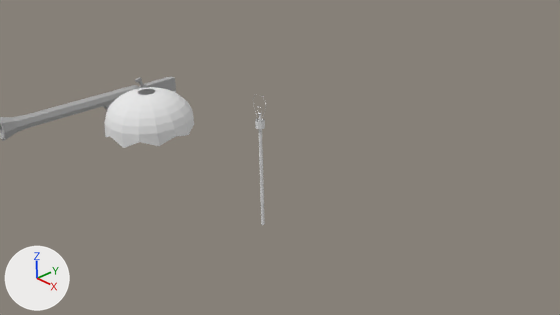
Before and after pictures for a commit that changed the Blender file assets/gear.blend.
Both versions are drawn from the file's camera 'Camera'. Lighting does not change. The marker at lower left points along +X, +Y and +Z.

Script lines for the objects in view, before the commit:
```python
me_cylinder_010 = bpy.data.meshes.new('Cylinder.010')
me_cylinder_010.from_pydata(...)  # 194 vertices, 194 faces; spans x -0.28..0.28, y -2.61..1.96, z -0.63..0.32
me_cylinder_010.materials.append(mat_material_016)  # grey #b0b0b0
me_cylinder_011 = bpy.data.meshes.new('Cylinder.011')
me_cylinder_011.from_pydata(...)  # 104 vertices, 80 faces; spans x -0.17..0.17, y -0.08..0.08, z -1.0..1.62
me_cylinder_011.materials.append(mat_material_017)  # white #e7e7e7
me_sphere_001 = bpy.data.meshes.new('Sphere.001')
me_sphere_001.from_pydata(...)  # 128 vertices, 112 faces; spans x -1.0..1.0, y -1.0..1.0, z -0.23..0.69
me_sphere_001.materials.append(mat_material_014)  # white #e7e7e7
ob_electorch1 = bpy.data.objects.new('elecTorch1', me_cylinder_011)
ob_electorch1.location = (0.0, 0.0, 0.0)
ob_parachute1 = bpy.data.objects.new('Parachute1', me_sphere_001)
ob_parachute1.location = (-3.76, 0.0, 0.0)
ob_rifle1 = bpy.data.objects.new('Rifle1', me_cylinder_010)
ob_rifle1.location = (-5.7, 0.0, 0.0)
```
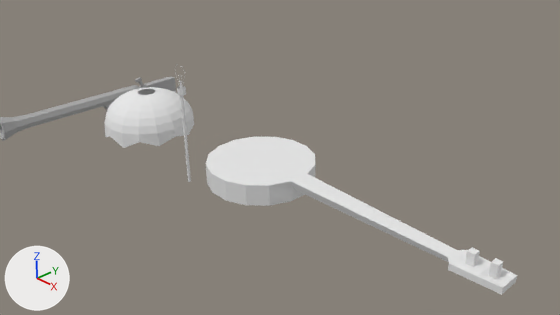
What differs and where, as boxes [x1, y1, x2, y2] in the pictures (560 x 315 px):
'Circle', added: after [206, 137, 517, 295]
'elecTorch1', moved: before [253, 94, 266, 225]; after [175, 64, 191, 182]

What changed in the scene script:
```text
Add mat_material_018:
    mat_material_018 = diffuse_material('Material.018')
    mat_material_018.base_color = (0.8, 0.8, 0.8)  # white #e7e7e7
Add me_circle:
    me_circle.from_pydata(...)  # 122 vertices, 124 faces; spans x -0.98..4.85, y -0.98..0.98, z 0.0..0.55
    me_circle.materials.append(mat_material_018)  # white #e7e7e7
Change ob_electorch1:
    ob_electorch1.location: (0.0, 0.0, 0.0) -> (-2.38, 0.0, 0.0)
Add ob_circle:
    ob_circle = bpy.data.objects.new('Circle', me_circle)
    ob_circle.location = (0.0, 0.0, 0.0)
```
